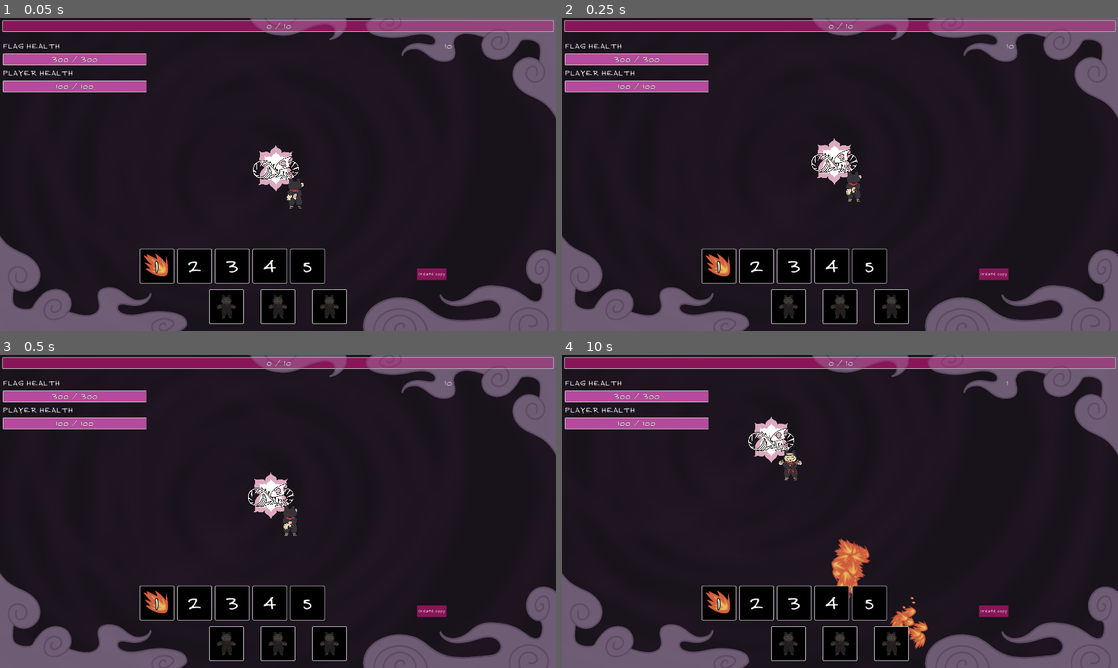
Above: before the commit, frames 1-4 (two rows, left to right).
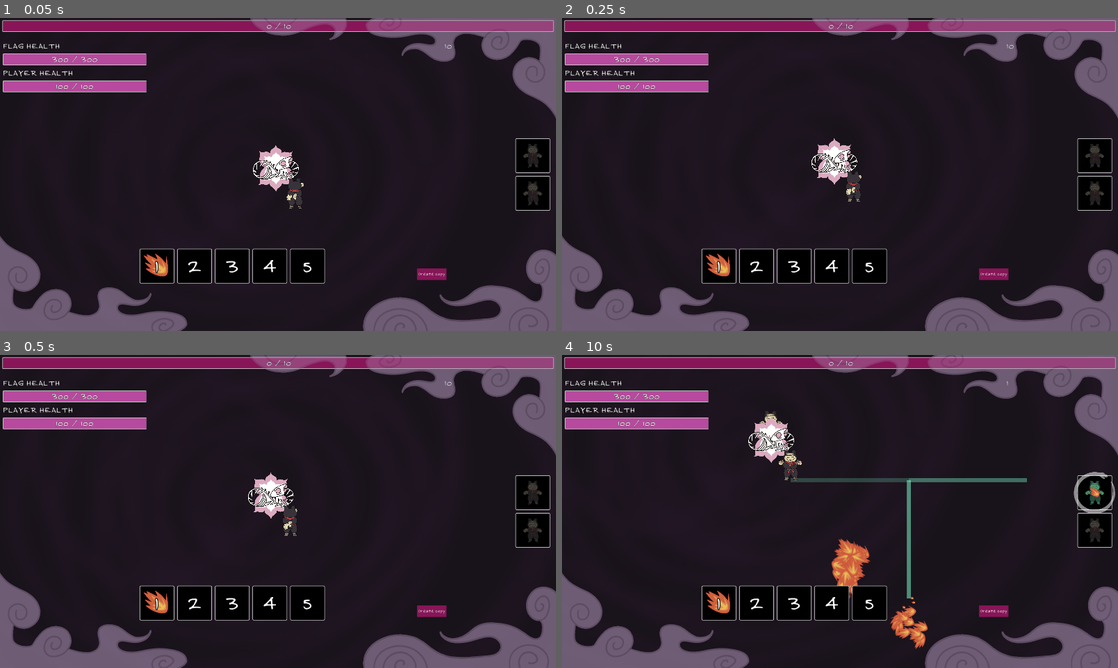
Above: after the commit, the same moments.

Repository: duckenclaw/gmtk2025
Game: Godot game, scene res://src/game/game.tscn
The game is run twice, just before and just after one commit, with the same random seed, the same clock (stepped at 60 frames per second) and the same inputs.
Inputs (mouse positions are in pixels of both pictures, inside the frame that each line leads up to):
- Up to frame 1 (0.05 s): no input
- Up to frame 2 (0.25 s): no input
- Up to frame 3 (0.5 s): no input
- Up to frame 4 (10 s): click "Create copy" at 0.5 s; move the mouse to (962, 495) at 1.27 s; press the mouse at (962, 495) at 1.28 s; hold Right (ui_right) 1.28-2 s; release the mouse at (962, 495) at 2 s; drag from (728, 527) to (923, 517) at 2.02 s; move the mouse to (895, 442) at 2.77 s; press the mouse at (895, 442) at 2.78 s; hold Right (ui_right) 2.78-3.5 s; release the mouse at (895, 442) at 3.5 s; drag from (812, 574) to (979, 517) at 3.52 s; move the mouse to (1006, 558) at 4.27 s; press the mouse at (1006, 558) at 4.28 s; hold Left (ui_left) 4.28-5 s; release the mouse at (1006, 558) at 5 s; drag from (673, 464) to (895, 530) at 5.02 s; move the mouse to (867, 511) at 5.77 s; press the mouse at (867, 511) at 5.78 s; hold Down (ui_down) 5.78-6.5 s; release the mouse at (867, 511) at 6.5 s; drag from (756, 433) to (728, 527) at 6.52 s; move the mouse to (962, 495) at 7.27 s; press the mouse at (962, 495) at 7.28 s; hold Up (ui_up) 7.28-8 s; release the mouse at (962, 495) at 8 s; drag from (728, 527) to (773, 467) at 8.02 s; move the mouse to (895, 442) at 8.77 s; press the mouse at (895, 442) at 8.78 s; hold Down (ui_down) 8.78-9.5 s; release the mouse at (895, 442) at 9.5 s; drag from (812, 574) to (906, 602) at 9.52 s

The runs differ from the first frame. In frame 1, 3.0% of the frame differs, in the area x 37-99%, y 38-98%; in frame 2, 3.0%; in frame 3, 3.0%; in frame 4, 4.1%, in the area x 35-100%, y 18-98%.

Commit message:
improved ui and upgrades

Diff:
--- /dev/null
+++ b/src/dialogue/dialogue_controller.gd
@@ -0,0 +1,122 @@
+extends Node
+class_name DialogueController
+
+const RANDOM_PHRASE_MIN_TIME = 20_000 #msec
+const RANDOM_PHRASE_MAX_TIME = 30_000 #msec
+
+@onready var dialogue_panel: PanelContainer = $"../Hints/DialoguePanel"
+@onready var label: Label = $"../Hints/DialoguePanel/MarginContainer/Label"
+
+var message_queue: Array[String] # "" for pause
+var spoken_messages: Array[String]
+var speaking: bool = false
+
+var last_speak_time: int = 1000000 # to not interrupt first line
+var interval_for_next_random_phrase: int = 1000000
+var fun_random_phrases: Array[Array] = [
+	[
+		"On days like this kids like you...",
+		"...should be burning in hell"
+	],
+	[
+		"_random_phrase_",
+		"I'm joking, I wouldn't have forgotten something like this in the game"
+	],
+	[
+		"Cool kids go to hell"
+	],
+	[
+		"No refunds. No exits. No hope. Enjoy the ride."
+	],
+	[
+		"Lost souls, please remain seated until we crash into oblivion."
+	],
+	[
+		"Keep your limbs inside the vehicle at all times.",
+		"They’re still technically yours."
+	],
+	[
+		"Your screams are important to us. Please hold."
+	],
+	[
+		"I used to drive demons and gargoyles too. ",
+		"Some say they can give big bonuses and special abilities",
+		"Maybe in the next update"
+	],
+	[
+		"You guys ever notice how nobody tips the demon driver?",
+		"Rude."
+	]
+]
+
+func _ready():
+	dialogue_panel.hide()
+
+	#subscribe to signals here
+
+	add_hello()
+
+func _process(_delta: float):
+	if Time.get_ticks_msec() - last_speak_time > interval_for_next_random_phrase:
+		if fun_random_phrases.is_empty():
+			return
+		var phrase_array = fun_random_phrases.pick_random()
+		if phrase_array == null:
+			return
+
+		fun_random_phrases.erase(phrase_array)
+		for message in phrase_array:
+			add_message_to_queue(message)
+
+func delay_speaking():
+	last_speak_time = Time.get_ticks_msec()
+	interval_for_next_random_phrase = Random.i_range(RANDOM_PHRASE_MIN_TIME, RANDOM_PHRASE_MAX_TIME)
+
+func add_message_to_queue(message: String):
+	if spoken_messages.has(message):
+		# don't repeat yourself
+		return
+
+	delay_speaking()
+
+	message_queue.append(message)
+	if not speaking:
+		speak_next_message()
+
+func speak_next_message():
+	var message = message_queue.pop_front()
+	if message != null:
+		await animate_message(message)
+
+func animate_message(message: String):
+	speaking = true
+
+	if message == "":
+		await WaitUtil.wait(1.7)
+		speaking = false
+		speak_next_message()
+		return
+
+	label.text = message
+	dialogue_panel.show()
+	await (create_tween()
+		.tween_property(label, "visible_ratio", 1.0, message.length() * 0.02)
+		.from(0.0)
+		.finished)
+	await WaitUtil.wait(1.7)
+	dialogue_panel.hide()
+
+	speaking = false
+	speak_next_message()
+
+func add_hello():
+	add_message_to_queue("")
+	add_message_to_queue("What’s up, sinners?")
+	add_message_to_queue("Pack 'em in tight and let's go")
+	add_message_to_queue("Press SPACE to rotate these poor guys")
+	add_message_to_queue("You'll see how it works in a moment")
+
+func add_counting_explanation():
+	add_message_to_queue("Welcome to hell, baby!")
+	add_message_to_queue("Every body needs to be accounted for")
+	add_message_to_queue("Aaand you can squeeze some leftover soul if you combine them in a right way")
--- a/src/game/state.gd
+++ b/src/game/state.gd
@@ -1,6 +1,7 @@
 extends Node
 #class_name State # Autoload
 
+const TOTAL_MAX_COPIES: int = 8
 const INITIAL_NEXT_LVL_EXP: float = 10.0
 const NEXT_LVL_MULTIPLIER: float = 1.2
 const LOOP_TIME: float = 10.0
@@ -19,7 +20,7 @@
 var flag_regen: float = 20.0
 
 # COPIES
-var max_copies: int = 3
+var max_copies: int = 2
 var current_copies: int = 0
 var all_time_copies: int = 0
 var records: Array[Record]
--- a/src/sound/sound.gd
+++ b/src/sound/sound.gd
@@ -18,6 +18,9 @@
 func play_laser():
 	play_sfx("res://assets/sfx/light.mp3")
 
+func play_water():
+	play_sfx("res://assets/sfx/splash.mp3")
+
 func start_soundtrack():
 	player.stream = load("res://assets/sfx/asian_soundtrack.mp3")
 	player.play()
--- a/src/ui/action/action_button.tscn
+++ b/src/ui/action/action_button.tscn
@@ -5,6 +5,7 @@
 [ext_resource type="Texture2D" uid="uid://b77v8cjnykw2x" path="res://assets/art/loader.PNG" id="3_gu6wm"]
 
 [node name="ActionButton" type="PanelContainer"]
+anchors_preset = -1
 offset_right = 16.0
 offset_bottom = 16.0
 script = ExtResource("1_gn2ic")
@@ -27,7 +28,7 @@
 horizontal_alignment = 1
 
 [node name="Loader" type="Sprite2D" parent="MarginContainer"]
-modulate = Color(7.137082, 7.137082, 7.137082, 1)
+modulate = Color(7.137, 7.137, 7.137, 0.518)
 position = Vector2(60, 60)
-scale = Vector2(0.4, 0.4)
+scale = Vector2(0.35, 0.35)
 texture = ExtResource("3_gu6wm")
--- a/src/ui/copy/copy_button.gd
+++ b/src/ui/copy/copy_button.gd
@@ -15,22 +15,26 @@
 @onready var left_hand: TextureRect = $PanelContainer/MarginContainer/Container/LeftHand
 @onready var right_hand: TextureRect = $PanelContainer/MarginContainer/Container/RightHand
 @onready var action_rect: TextureRect = $PanelContainer/MarginContainer/Container/ActionRect
-
+@onready var loader: Sprite2D = $PanelContainer/MarginContainer/Container/Loader
 
 func _ready() -> void:
 	if record != null:
 		setup_record()
 	else:
 		setup_empty()
+	loader.rotation = Time.get_ticks_msec() / 1000.0
 
 func setup_record():
 	set_color(record.color)
 	action_rect.visible = true
 	action_rect.texture = get_action_texture()
+	loader.visible = copy == null
+
 
 func setup_empty():
 	set_color(Color.DIM_GRAY)
 	action_rect.visible = false
+	loader.visible = false
 
 func set_color(color):
 	player.material.set_shader_parameter("modulate_color", color)
--- a/src/ui/copy/copy_button.tscn
+++ b/src/ui/copy/copy_button.tscn
@@ -8,16 +8,16 @@
 [ext_resource type="Texture2D" uid="uid://cw7irwvgn2fk" path="res://assets/art/player/right_hand_front.PNG" id="4_d2r1c"]
 [ext_resource type="Material" uid="uid://brl4r63pus6xw" path="res://assets/shaders/hands_shadow_material.tres" id="4_jyban"]
 [ext_resource type="Texture2D" uid="uid://chby0tlyn6ij0" path="res://assets/art/particles/fire_big.PNG" id="7_h1v4h"]
+[ext_resource type="Texture2D" uid="uid://b77v8cjnykw2x" path="res://assets/art/loader.PNG" id="8_xiyof"]
 
 [node name="CopyButton" type="MarginContainer"]
-offset_left = 2.0
-offset_top = 2.0
-offset_right = 618.0
-offset_bottom = 818.0
-theme_override_constants/margin_left = 24
-theme_override_constants/margin_top = 24
-theme_override_constants/margin_right = 24
-theme_override_constants/margin_bottom = 24
+anchors_preset = -1
+offset_right = 616.0
+offset_bottom = 816.0
+theme_override_constants/margin_left = 0
+theme_override_constants/margin_top = 0
+theme_override_constants/margin_right = 0
+theme_override_constants/margin_bottom = 0
 script = ExtResource("1_6lgf1")
 
 [node name="PanelContainer" type="PanelContainer" parent="."]
@@ -61,6 +61,12 @@
 texture = ExtResource("7_h1v4h")
 expand_mode = 1
 
+[node name="Loader" type="Sprite2D" parent="PanelContainer/MarginContainer/Container"]
+modulate = Color(7.137, 7.137, 7.137, 0.518)
+position = Vector2(49, 49)
+scale = Vector2(0.4, 0.4)
+texture = ExtResource("8_xiyof")
+
 [node name="TextureRect" type="TextureRect" parent="PanelContainer/MarginContainer"]
 layout_mode = 2
 
--- a/src/ui/game_ui.tscn
+++ b/src/ui/game_ui.tscn
@@ -20,11 +20,12 @@
 anchor_bottom = 1.0
 grow_horizontal = 2
 grow_vertical = 2
+mouse_filter = 2
 texture = ExtResource("3_jdnd6")
 expand_mode = 1
 
 [node name="ExpContainer" type="MarginContainer" parent="."]
-anchors_preset = 10
+anchors_preset = -1
 anchor_right = 1.0
 offset_bottom = 46.0
 grow_horizontal = 2
@@ -33,6 +34,7 @@
 layout_mode = 2
 
 [node name="HealthContainer" type="VBoxContainer" parent="."]
+anchors_preset = -1
 offset_left = 10.0
 offset_top = 80.0
 offset_right = 505.0
@@ -53,7 +55,7 @@
 layout_mode = 2
 
 [node name="Actions" type="HBoxContainer" parent="."]
-anchors_preset = 12
+anchors_preset = -1
 anchor_top = 1.0
 anchor_right = 1.0
 anchor_bottom = 1.0
@@ -85,6 +87,7 @@
 texture = ExtResource("8_3bvhv")
 
 [node name="CreateCopyButton" type="Button" parent="."]
+anchors_preset = -1
 offset_left = 1440.0
 offset_top = 864.0
 offset_right = 1448.0
@@ -92,6 +95,7 @@
 text = "Create copy"
 
 [node name="TimeLabel" type="Label" parent="."]
+anchors_preset = -1
 offset_left = 1535.0
 offset_top = 80.0
 offset_right = 1575.0
@@ -100,6 +104,7 @@
 
 [node name="ReplaceCopyBackground" type="ColorRect" parent="."]
 visible = false
+anchors_preset = -1
 offset_left = -20.0
 offset_top = -19.0
 offset_right = 1947.0
@@ -113,19 +118,21 @@
 anchor_bottom = 1.0
 grow_horizontal = 2
 grow_vertical = 2
+mouse_filter = 2
 texture = ExtResource("3_jdnd6")
 expand_mode = 1
 
 [node name="CopiesCenterContainer" type="CenterContainer" parent="."]
-anchors_preset = 12
-anchor_top = 1.0
+anchors_preset = -1
+anchor_left = 1.0
 anchor_right = 1.0
 anchor_bottom = 1.0
-offset_top = -168.0
-grow_horizontal = 2
-grow_vertical = 0
+offset_left = -20.0
+offset_right = -20.0
+grow_horizontal = 0
+grow_vertical = 2
 
-[node name="Copies" type="HBoxContainer" parent="CopiesCenterContainer"]
+[node name="Copies" type="VBoxContainer" parent="CopiesCenterContainer"]
 layout_mode = 2
 
 [connection signal="pressed" from="CreateCopyButton" to="." method="_on_create_copy_button_pressed"]
--- a/src/upgrades/upgrade_list.gd
+++ b/src/upgrades/upgrade_list.gd
@@ -141,11 +141,12 @@
 
 		list.append(upgrade)
 
-	for i in 6:
+	for i in 10:
 		var upgrade: Upgrade = Upgrade.new()
 
 		upgrade.title = "More Shadows!"
-		upgrade.desctiption = "Allows you add one more copy of yourself"
+		upgrade.desctiption = "Use all of you cat lives at the same time"
+		upgrade.condition = func(): return State.max_copies < State.TOTAL_MAX_COPIES
 		upgrade.action = func(): State.max_copies += 1
 
 		list.append(upgrade)
Not shown, added: assets/sfx/splash.mp3.import
Not shown, added: src/dialogue/dialogue_controller.gd.uid
Not shown: 1 places in src/ui/copy/copy_button.tscn that only renumber resources
Not shown, added: assets/sfx/splash.mp3
Not shown, changed: src/.DS_Store
